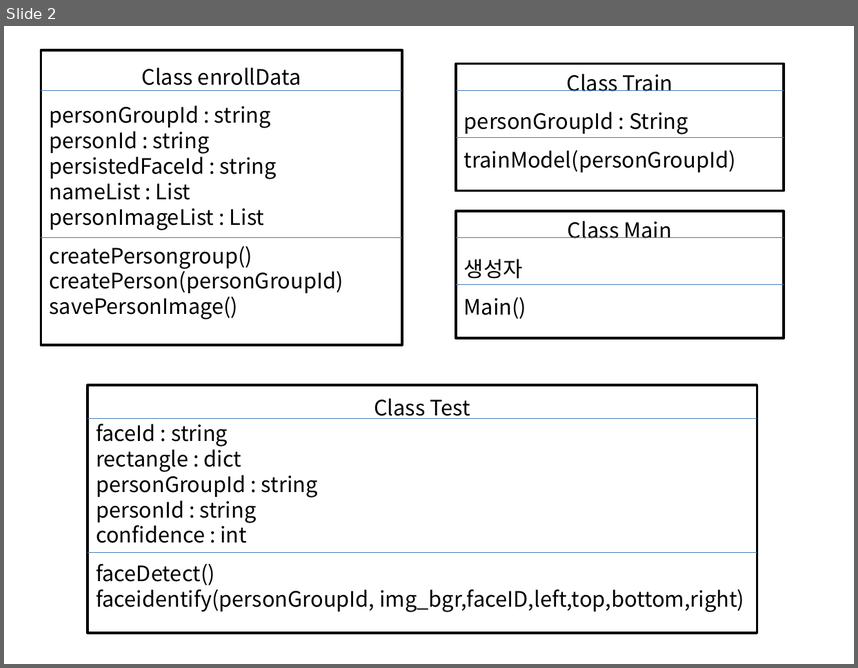
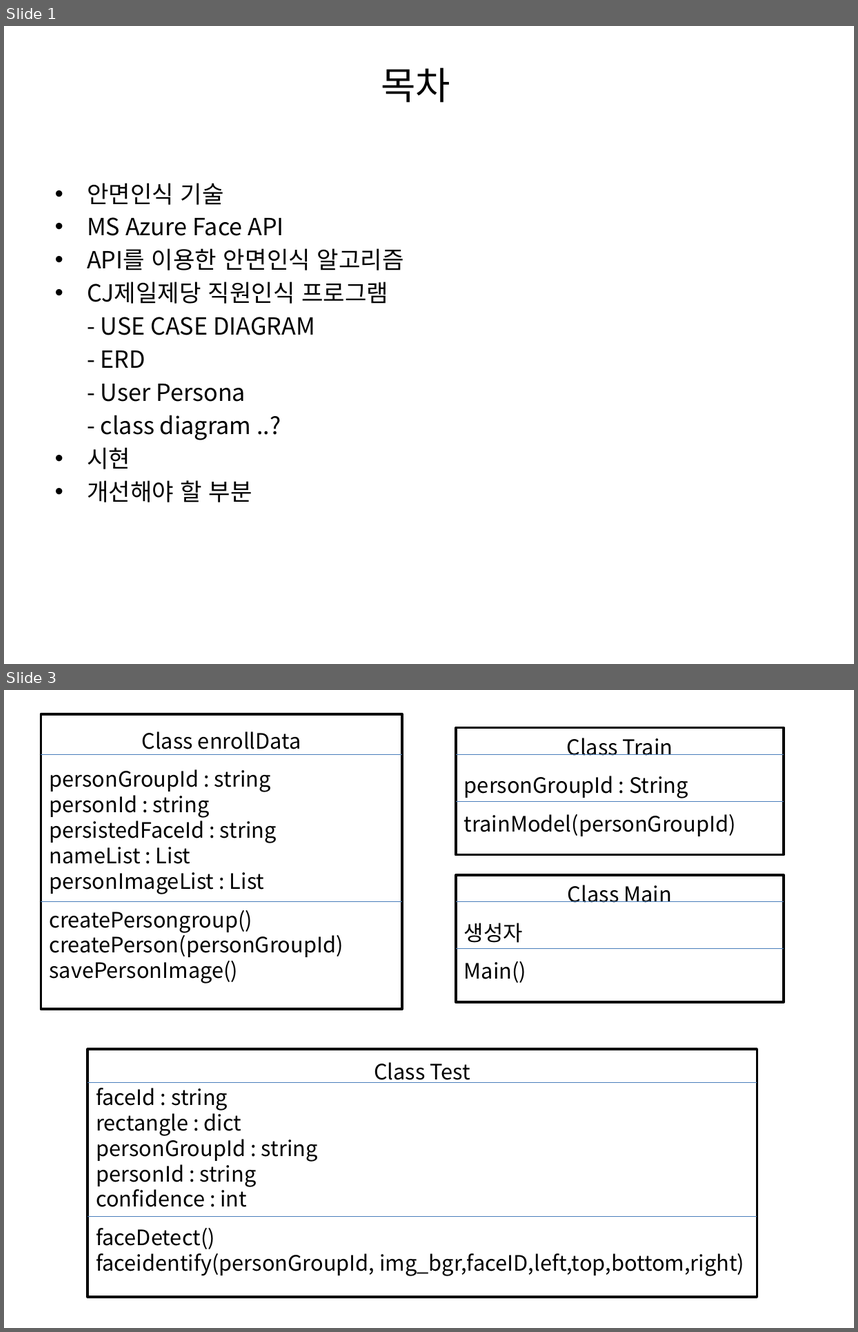
Before and after one commit to Jung-ayun/CJ_Intern, a slide deck: USER CASE DIAGRAM.pptx. Shown one above the other, each under a label of ours: slide 2 before the commit, slides 1 and 3 after it; the slides between them are not shown. The pictures are 858x668 and 858x1332 pixels, drawn with LibreOffice and Linux fonts; fonts in the diff are those of the drawing. Boxes give left, top, right and bottom in pixels: in the first picture for what was removed or moved away, otherwise in the second. Text is boxed around its words. In the diff, an @@ line names an element or a change of style, - is before the commit and + after.

```diff
--- a/USER CASE DIAGRAM.pptx
+++ b/USER CASE DIAGRAM.pptx
@@ slide 1 added at box(4, 26, 854, 664), background #FFFFFF @@
@@ title added at box(381, 67, 450, 103), 32 pt, text #000000 @@
+목차
@@ text added at box(87, 183, 404, 502), 20 pt, text #000000 @@
+• 안면인식 기술
+• MS Azure Face API
+• API를 이용한 안면인식 알고리즘
+• CJ제일제당 직원인식 프로그램
+- USE CASE DIAGRAM
+- ERD
+- User Persona
+- class diagram ..?
+• 시현
+• 개선해야 할 부분
@@ what was slide 2 is now slide 3 @@
```
Also in this commit, not shown: 2 slides changed, 2 other slides added, 1 other file.
